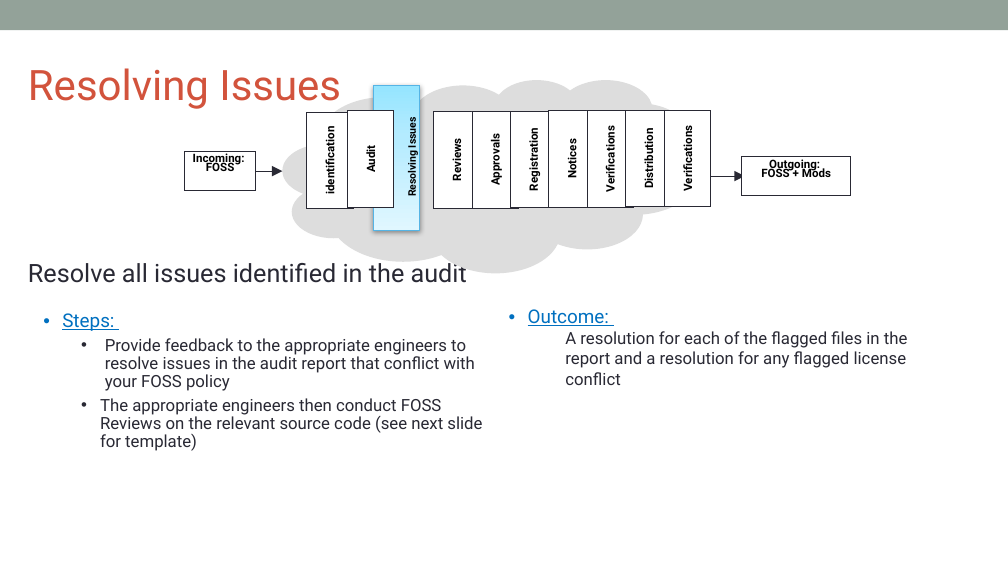
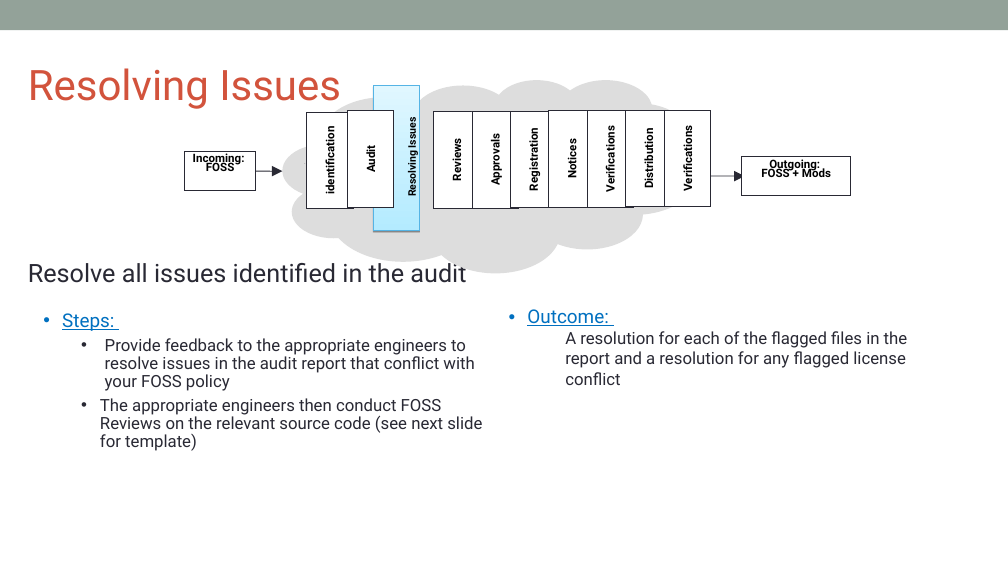
Before and after one commit to OpenChain-Project/Curriculum, a slide deck: slide 58 of slides/openchain-curriculum-for-1-1.pptx. Drawn at 1008x567 pixels with LibreOffice and Linux fonts; fonts in the diff are those of the drawing; background and template pictures are left out. Boxes give left, top, right and bottom in pixels: in the first picture for what was removed or moved away, otherwise in the second. Text is boxed around its words. In the diff, an @@ line names an element or a change of style, - is before the commit and + after.

```diff
--- a/slides/openchain-curriculum-for-1-1.pptx
+++ b/slides/openchain-curriculum-for-1-1.pptx
@@ rectangle at (x1=374, y1=85, x2=420, y2=231): fill gradient #95E5FF to #B4EBFF to #E0F7FF to gradient #B4EBFF to #E0F7FF; outline #55B4E5 0.75 pt to #55B4E5 0.74 pt; shadow changed @@
@@ rectangle "Audit" at (x1=347, y1=111, x2=394, y2=208): outline #292934 0.75 pt to #292934 0.74 pt @@
@@ rectangle "Incoming:" at (x1=185, y1=152, x2=256, y2=191): outline #292934 0.75 pt to #292934 0.74 pt @@
@@ arrow removed from (256, 171) to (283, 171) @@
@@ freeform shape added at (x1=256, y1=171, x2=283, y2=171), outline #292934 0.74 pt @@
@@ arrow removed from (699, 176) to (745, 176) @@
@@ freeform shape added at (x1=699, y1=176, x2=745, y2=176), outline #292934 0.74 pt @@
```
Also in this commit, not shown: 48 other slides changed, 32 slides added, 2 other files.
